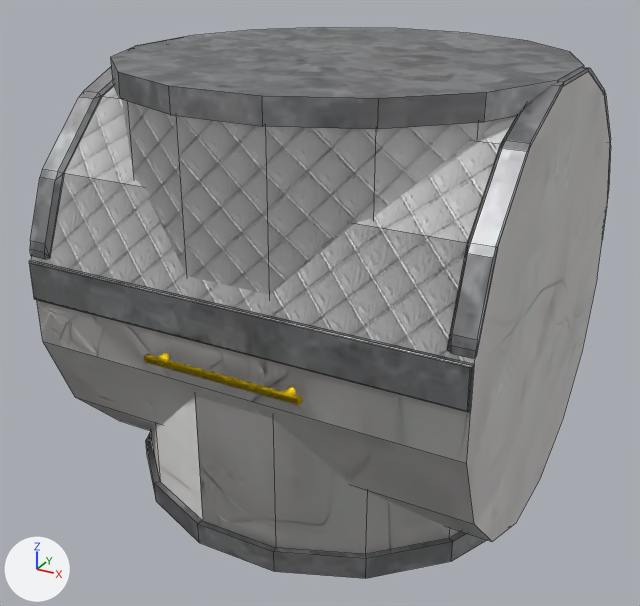
One commit to the Blender file public/blender/Module-3-Centre-3.blend: the scene before it, then after it.
Camera for both pictures: a 50 mm camera at (10.87, -21.1, 9.36) aimed at (-0.34, -0.71, -0.84). Arrows for +X, +Y and +Z are at lower left; the lights stay in place. Mesh edges are drawn as thin lines on the coarser meshes.

The first picture shows 'Bar', 'Cylinder.002', 'Hull', 'Hull Bars', 'Hull.001', 'Hull.002', 'Hull.003', 'Hull.004', 'Top'.
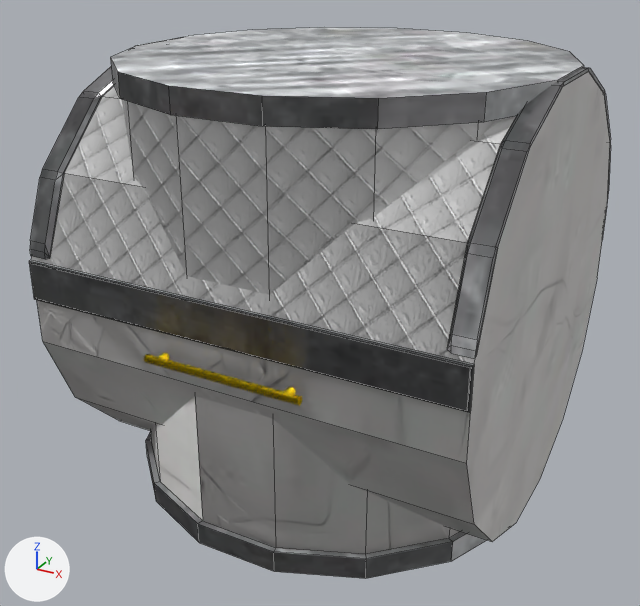
Commit message: Updated All Module-3's

The change, as a list of edits to the scene's bpy script:
```text
Change mat_metallic_material:
    add n5 = _N.new('ShaderNodeTexImage'); n5.name = 'Image Texture.001'
    add n5.image = img_steel_normal_jpg
    add n6 = _N.new('ShaderNodeNormalMap'); n6.name = 'Normal Map'
    where n0 = _N.new('ShaderNodeBsdfPrincipled'); n0.name = 'Principled BSDF'
    where n4 = _N.new('ShaderNodeMapping'); n4.name = 'Mapping'
    add _L.new(n5.outputs[0], n6.inputs[1])  # 'Color' to 'Color'
    add _L.new(n6.outputs[0], n0.inputs[5])  # 'Normal' to 'Normal'
    add _L.new(n4.outputs[0], n5.inputs[0])  # 'Vector' to 'Vector'
```

Boxes (x1, y1, x2, y2) around the edits, measured in the pictures (640 x 606 px):
'Hull.003', surface changed: (110, 27, 584, 129) in both
'Hull Bars', surface changed (grey to black): (29, 261, 474, 412) in both
'Cylinder.002', surface changed (white to grey): (30, 67, 585, 359) in both
'Hull.004', surface changed (grey to black): (146, 435, 486, 579) in both
